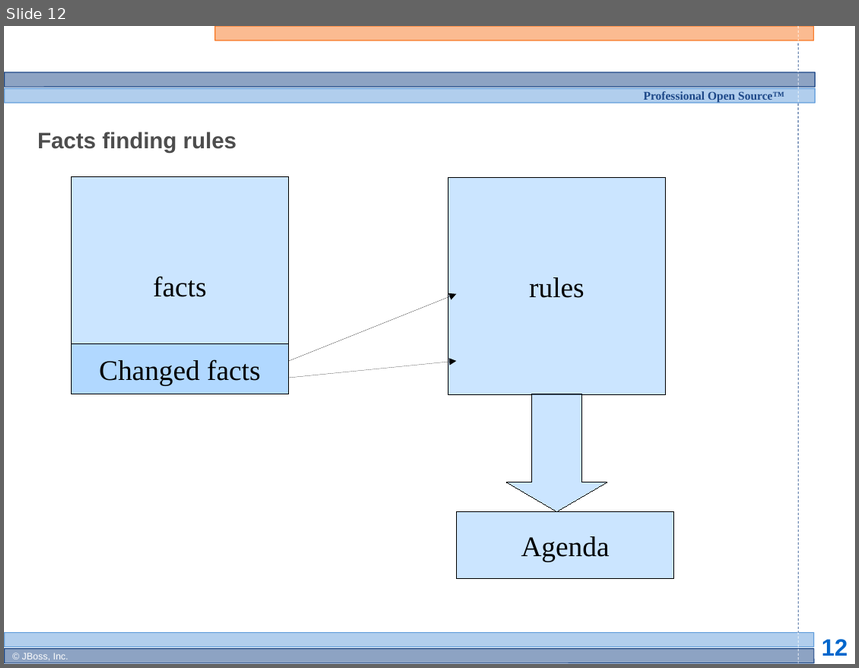
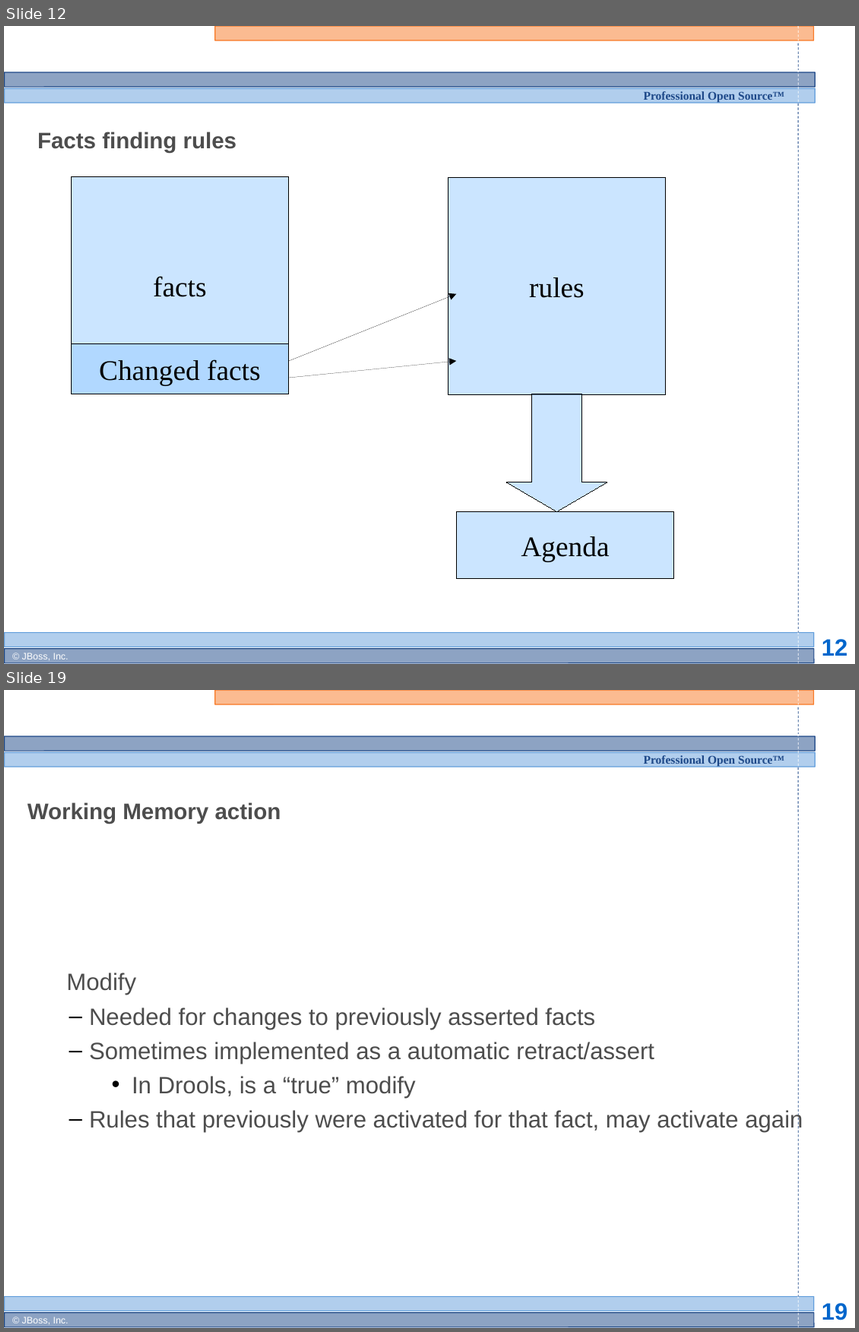
Before and after one commit to bobmcwhirter/drools, a slide deck: documentation/training/developers-course/Module 3 - Rule Engine Concepts 1.odp. Shown one above the other, each under a label of ours: slide 12 before the commit, slides 12 and 19 after it; the slides between them are not shown. The pictures are 859x668 and 859x1332 pixels, drawn with LibreOffice and Linux fonts; fonts in the diff are those of the drawing; background and template pictures are left out. Boxes give left, top, right and bottom in pixels: in the first picture for what was removed or moved away, otherwise in the second. Text is boxed around its words. In the diff, an @@ line names an element or a change of style, - is before the commit and + after.

```diff
--- a/documentation/training/developers-course/Module 3 - Rule Engine Concepts 1.odp
+++ b/documentation/training/developers-course/Module 3 - Rule Engine Concepts 1.odp
@@ slide 19 added at bbox=[4, 690, 855, 1328], background #FFFFFF; not listed: 13 template elements that a slide beside it also shows @@
@@ title added at bbox=[28, 802, 281, 824], 19 pt, text #4D4D4D, bold @@
+Working Memory action
@@ subtitle added at bbox=[66, 973, 803, 1132], 20 pt, text #4D4D4D @@
+  Modify
+  – Needed for changes to previously asserted facts
+  – Sometimes implemented as a automatic retract/assert
+    • In Drools, is a “true” modify
+  – Rules that previously were activated for that fact, may activate again
```
Also in this commit, not shown: 7 other slides added.
